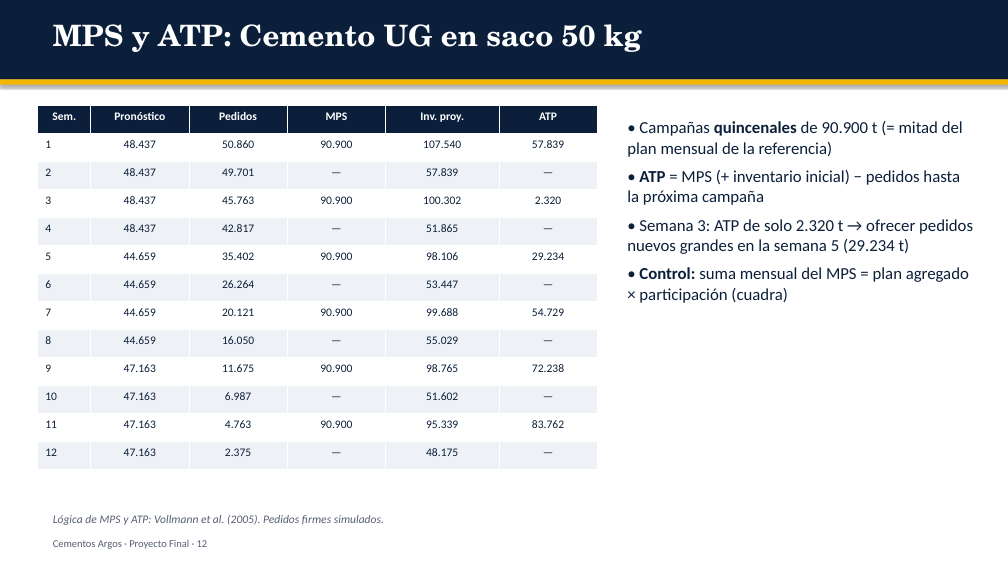
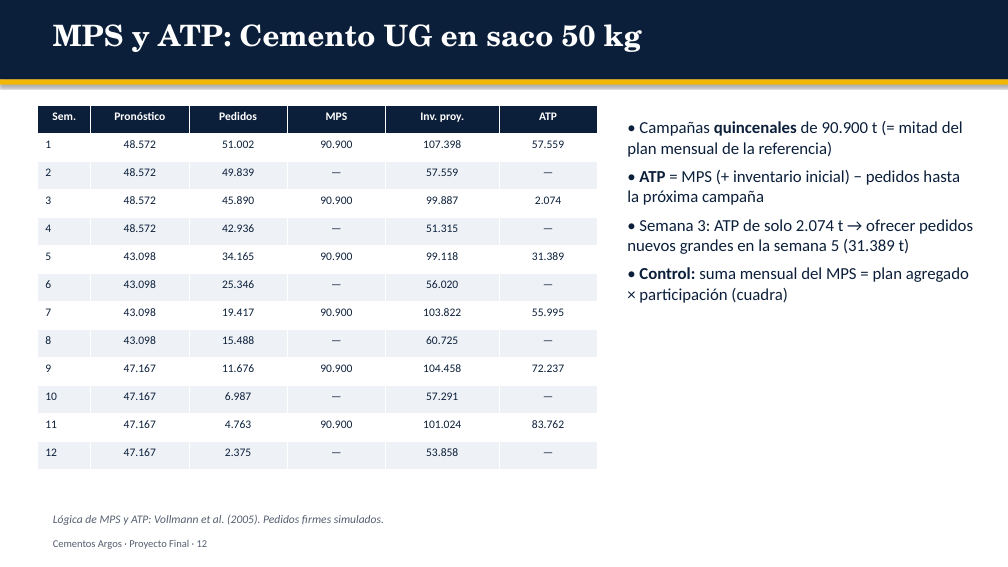
Before and after one commit to mauxysalcedo/mauxysalcedo.github.io, a slide deck: slide 12 of proyecto_final/Presentacion_Proyecto_Final_Argos.pptx. Drawn at 1008x567 pixels with LibreOffice and Linux fonts; fonts in the diff are those of the drawing. Boxes give left, top, right and bottom in pixels: in the first picture for what was removed or moved away, otherwise in the second. Text is boxed around its words. In the diff, an @@ line names an element or a change of style, - is before the commit and + after.

```diff
--- a/proyecto_final/Presentacion_Proyecto_Final_Argos.pptx
+++ b/proyecto_final/Presentacion_Proyecto_Final_Argos.pptx
@@ table at (38, 106, 597, 470) @@
-row 2: 1 | 48.437 | 50.860 | 90.900 | 107.540 | 57.839
+row 2: 1 | 48.572 | 51.002 | 90.900 | 107.398 | 57.559
-row 3: 2 | 48.437 | 49.701 | — | 57.839 | —
+row 3: 2 | 48.572 | 49.839 | — | 57.559 | —
-row 4: 3 | 48.437 | 45.763 | 90.900 | 100.302 | 2.320
+row 4: 3 | 48.572 | 45.890 | 90.900 | 99.887 | 2.074
-row 5: 4 | 48.437 | 42.817 | — | 51.865 | —
+row 5: 4 | 48.572 | 42.936 | — | 51.315 | —
-row 6: 5 | 44.659 | 35.402 | 90.900 | 98.106 | 29.234
+row 6: 5 | 43.098 | 34.165 | 90.900 | 99.118 | 31.389
-row 7: 6 | 44.659 | 26.264 | — | 53.447 | —
+row 7: 6 | 43.098 | 25.346 | — | 56.020 | —
-row 8: 7 | 44.659 | 20.121 | 90.900 | 99.688 | 54.729
+row 8: 7 | 43.098 | 19.417 | 90.900 | 103.822 | 55.995
-row 9: 8 | 44.659 | 16.050 | — | 55.029 | —
+row 9: 8 | 43.098 | 15.488 | — | 60.725 | —
-row 10: 9 | 47.163 | 11.675 | 90.900 | 98.765 | 72.238
+row 10: 9 | 47.167 | 11.676 | 90.900 | 104.458 | 72.237
-row 11, column 2: 47.163
+row 11, column 2: 47.167
-row 11, column 5: 51.602
+row 11, column 5: 57.291
-row 12, column 2: 47.163
+row 12, column 2: 47.167
-row 12, column 5: 95.339
+row 12, column 5: 101.024
-row 13, column 2: 47.163
+row 13, column 2: 47.167
-row 13, column 5: 48.175
+row 13, column 5: 53.858
@@ text at (627, 219, 973, 254): text changed @@
-• Semana 3: ATP de solo 2.320 t → ofrecer pedidos nuevos grandes en la semana 5 (29.234 t)
+• Semana 3: ATP de solo 2.074 t → ofrecer pedidos nuevos grandes en la semana 5 (31.389 t)
```
Also in this commit, not shown: 12 other slides changed, 16 other files.
